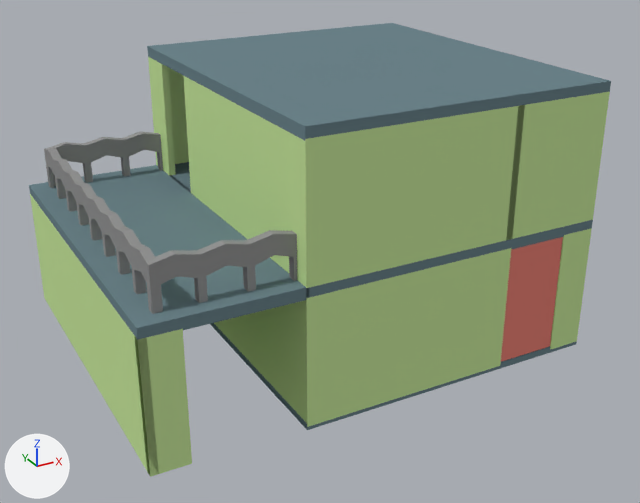
Before and after pictures for a commit that changed the Blender file 3Dmodels/Houses/MainHouse.blend.
One viewpoint serves both versions: a camera (50 mm lens) standing at (-8.72, -8.11, 6.18) and looking at (-3.07, 2.16, 1.04). Arrows for +X, +Y and +Z are at lower left; the lights stay in place.

Names of what the first picture shows: 'Balcony_fence_front', 'Door', 'Floor_002', 'Floor_garage_001', 'wall_bottom_large', 'wall_bottom_large.001', 'wall_bottom_large.015', 'wall_bottom_large.016', 'wall_bottom_large.017', 'wall_bottom_large.018', 'wall_bottom_large.023', 'wall_bottom_small.007'.
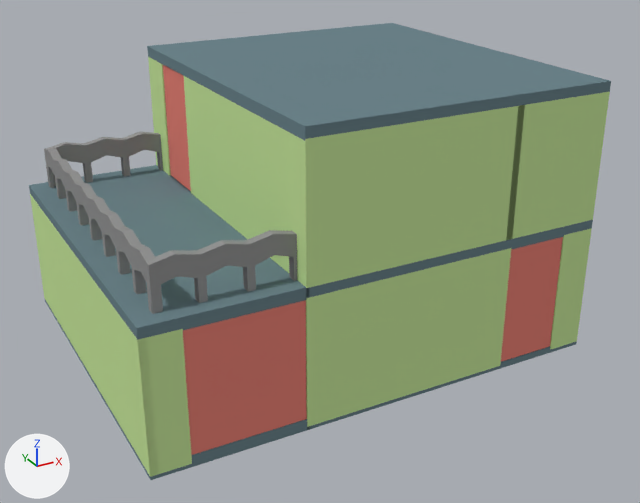
Where the change shows, as pixel boxes [x1, y1, x2, y2] in the pictures (640 x 503 px):
'Door_garage', added: after [183, 300, 307, 455]
'wall_bottom_small.007', moved: before [134, 329, 192, 476]; after [134, 329, 192, 477]
'Door.002', added (pink): after [163, 65, 191, 191]
'Floor_garage_000', added: after [45, 300, 310, 480]
'wall_bottom_large.007', unchanged, covered by the edit: before [236, 306, 285, 399]
'wall_bottom_small.005', unchanged, covered by the edit: before [284, 301, 304, 420]
'wall_bottom_large.013', unchanged, covered by the edit: before [148, 57, 189, 166]; after [148, 57, 158, 166]

What changed in the scene script:
```text
Add me_cube_046:
    me_cube_046.from_pydata(...)  # a box spanning x -1.0..1.0, y -1.0..1.0, z -2.0..0.0
    me_cube_046.materials.append(mat_door)  # pink #e78377
Change ob_wall_bottom_small_007:
    ob_wall_bottom_small_007.location: (-6.048, 0.101, -0.0986) -> (-6.048, 0.101, -0.0995)
Add ob_door_002:
    ob_door_002 = bpy.data.objects.new('Door.002', me_cube_024.copy())  # the mesh of ob_door
    ob_door_002.parent = ob_doors
    ob_door_002.matrix_parent_inverse = Matrix(((1.0, 0.0, 0.0, 5.192), (0.0, 1.0, 0.0, -0.055), (0.0, 0.0, 1.0, -1.562), (0.0, 0.0, 0.0, 1.0)))
    ob_door_002.location = (-4.374, 4.535, 1.718)
    ob_door_002.rotation_euler = (0.0, 0.0, 4.712)  # degrees (0, 0, 270)
    ob_door_002.scale = (0.45, 0.0425, 0.861)
Add ob_doors:
    ob_doors = bpy.data.objects.new('Doors', None)
    ob_doors.location = (-5.192, 0.055, 1.562)
Add ob_door_garage:
    ob_door_garage = bpy.data.objects.new('Door_garage', me_cube_046)
    ob_door_garage.parent = ob_doors
    ob_door_garage.matrix_parent_inverse = Matrix(((1.0, 0.0, 0.0, 5.192), (0.0, 1.0, 0.0, -0.055), (0.0, 0.0, 1.0, -1.562), (0.0, 0.0, 0.0, 1.0)))
    ob_door_garage.location = (-5.192, 0.055, 1.562)
    ob_door_garage.scale = (0.752, 0.0425, 0.876)
Add ob_floor_garage_000:
    ob_floor_garage_000 = bpy.data.objects.new('Floor_garage_000', me_cube_038.copy())  # the mesh of ob_floor_garage_001
    ob_floor_garage_000.parent = ob_floors
    ob_floor_garage_000.matrix_parent_inverse = Matrix(((1.0, 0.0, 0.0, -0.000223), (0.0, 1.0, 0.0, -0.00258), (0.0, 0.0, 1.0, 0.248), (0.0, 0.0, 0.0, 1.0)))
    ob_floor_garage_000.location = (-6.15, -1.587, -3.38)
    ob_floor_garage_000.delta_location = (1.75, 1.589, 3.131)
```
